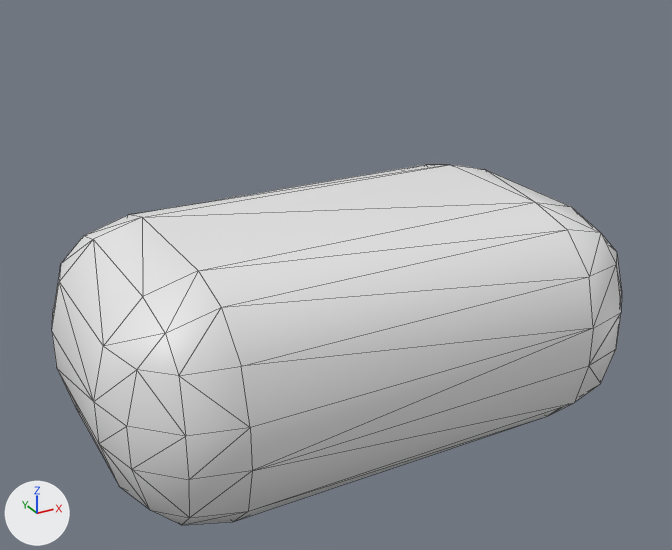
The OBJ model sandbox/assets/generated/models/sandbag_stack__bag_1_1.obj, before and after one commit.
Both versions are drawn from a 50 mm camera at (-0.518, -0.923, 0.668) aimed at (-0.014, -0.007, 0.21). The lights are fixed; the arrows at lower left show +X, +Y and +Z. The first picture is the older version. Mesh edges are drawn as thin lines. Where no turn or scale is listed for an object, it has been applied to the vertices.

Names of what the first picture shows: 'sandbag_stack__bag_1_1'.
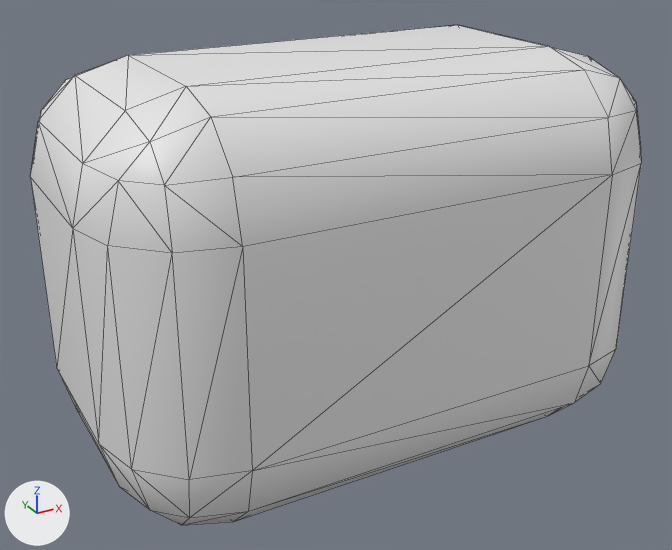
What differs and where, as boxes (x1, y1, x2, y2) in the pictures (672 x 550 px; the box of a moved part takes in the faces that stretch with it):
'sandbag_stack__bag_1_1', reshaped (7% wider, 39% taller)
    before: (52, 165, 622, 525)
    after: (30, 25, 641, 525)
part 1 of me_sandbag_stack__bag_1_1, moved or reshaped
    before: (52, 165, 622, 480)
    after: (30, 25, 641, 480)

The change, as a diff of the scene's bpy script:
```diff
--- a/sandbox/assets/generated/models/sandbag_stack__bag_1_1.obj.py
+++ b/sandbox/assets/generated/models/sandbag_stack__bag_1_1.obj.py
@@ me_sandbag_stack__bag_1_1 @@
 # used by ob_sandbag_stack__bag_1_1; location = (0.0, 0.0, 0.0)
-me_sandbag_stack__bag_1_1.from_pydata(...)  # 96 vertices, 188 faces; spans x -0.34..0.34, y -0.21..0.21, z 0.0..0.29
+me_sandbag_stack__bag_1_1.from_pydata(...)  # 96 vertices, 188 faces; spans x -0.34..0.34, y -0.21..0.21, z 0.0..0.479
+# me_sandbag_stack__bag_1_1 part 1: all 48 vertices in x -0.34..0.34, y -0.21..0.21, z 0.17..0.29 are moved by (0.0, 0.0, 0.188)
```
